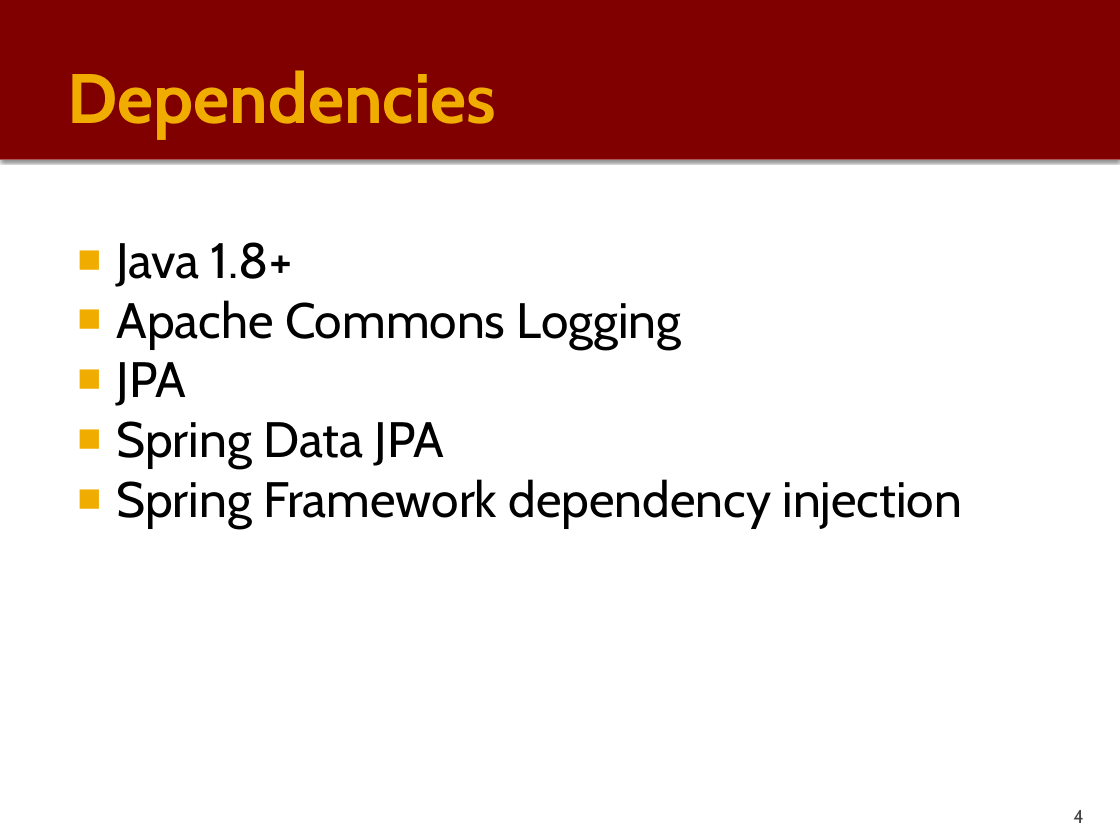
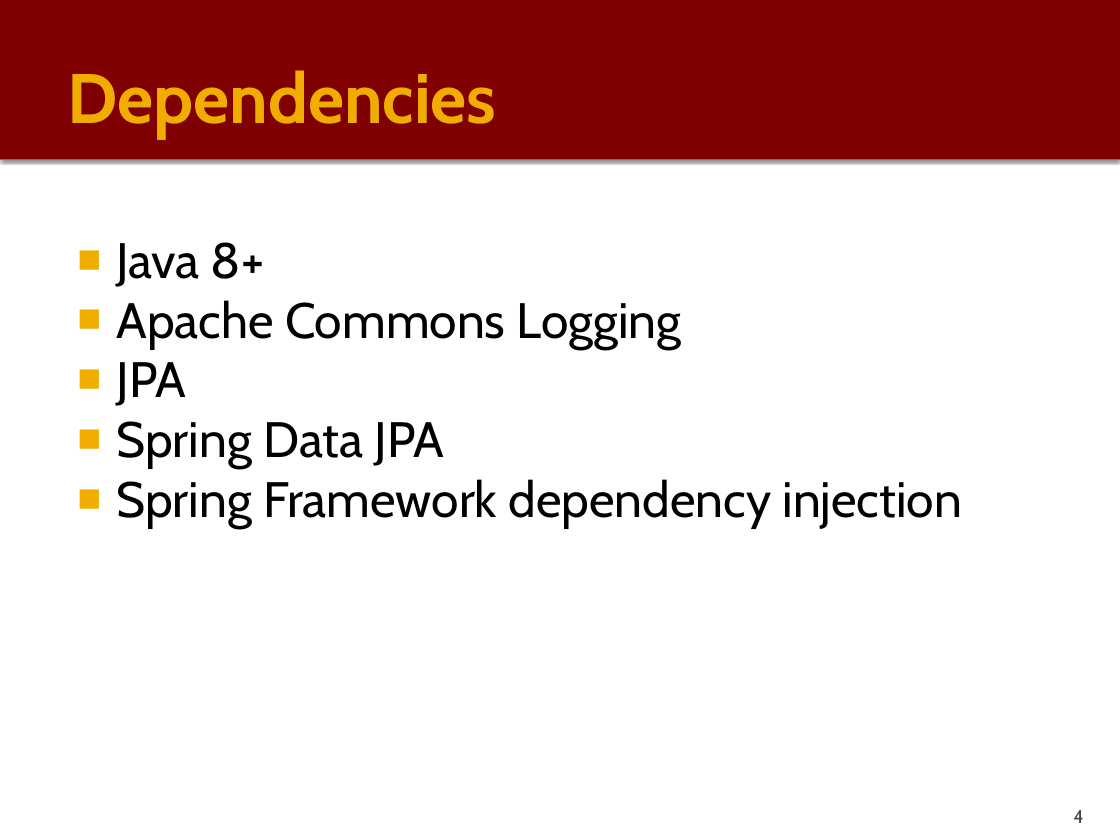
Before and after one commit to PauloGandraSousa/eapliframework, a slide deck: slide 4 of documentation/eapli.framework-Tech-Description.pptx. Drawn at 1120x840 pixels with LibreOffice and Linux fonts; fonts in the diff are those of the drawing. Boxes give left, top, right and bottom in pixels: in the first picture for what was removed or moved away, otherwise in the second. Text is boxed around its words. In the diff, an @@ line names an element or a change of style, - is before the commit and + after.

```diff
--- a/documentation/eapli.framework-Tech-Description.pptx
+++ b/documentation/eapli.framework-Tech-Description.pptx
@@ text at box(116, 242, 264, 287): text changed @@
-■ Java 1.8+
+■ Java 8+
```
Also in this commit, not shown: 2 other slides changed, 1 slide added, 3 other files.
